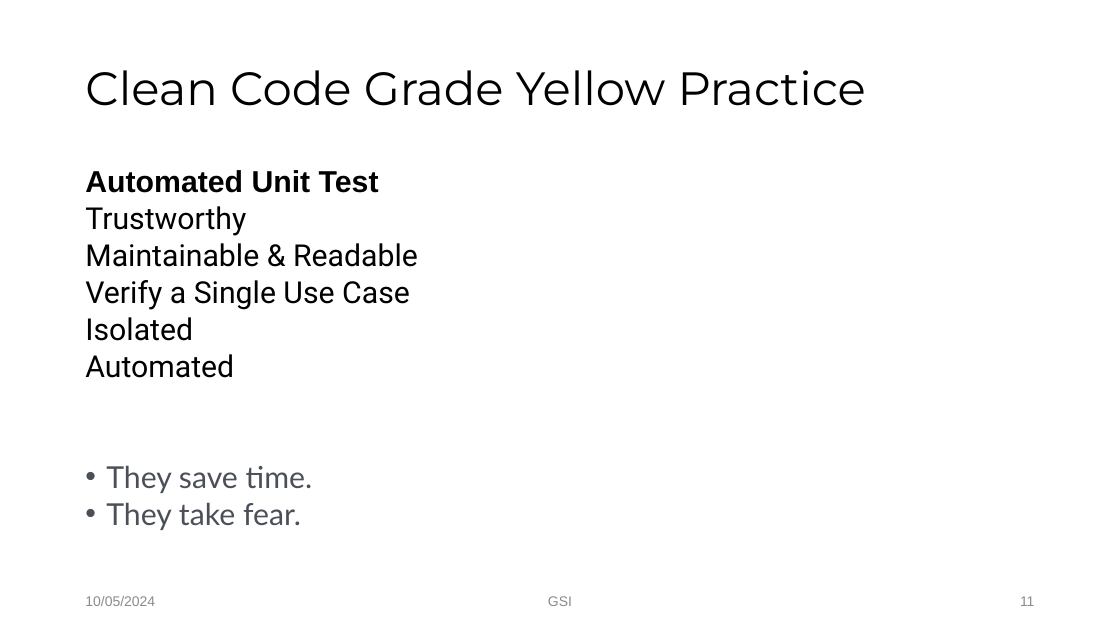
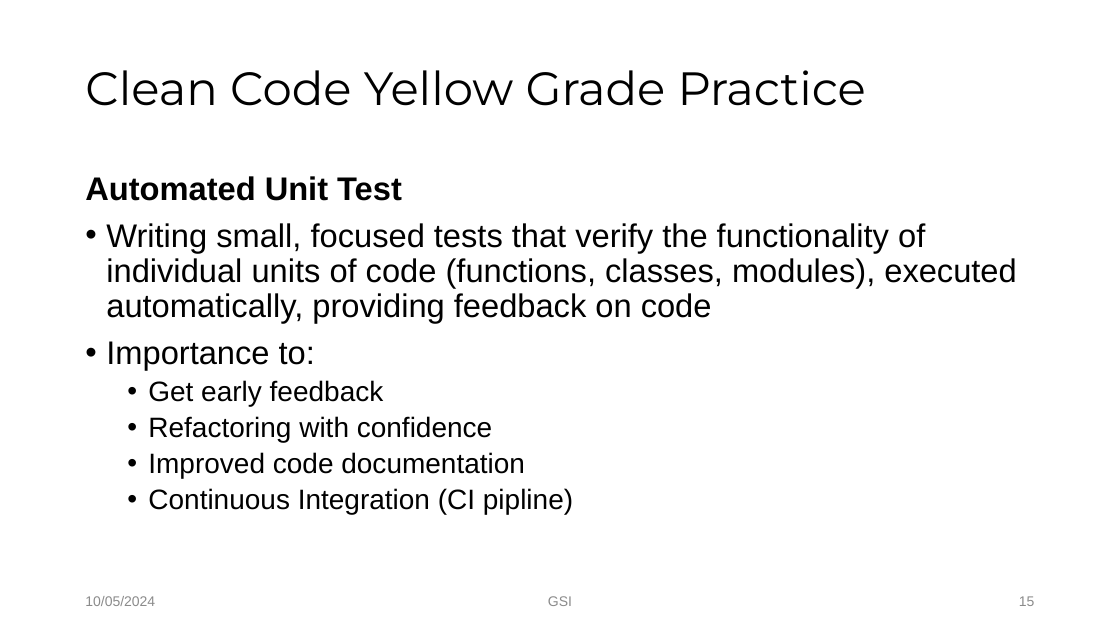
Before and after one commit to Tuyen92/my_bag, a slide deck: slide 15 of yellow.pptx (slide 11 before the commit). Drawn at 1120x630 pixels with LibreOffice and Linux fonts; fonts in the diff are those of the drawing; background and template pictures are left out. Boxes give left, top, right and bottom in pixels: in the first picture for what was removed or moved away, otherwise in the second. Text is boxed around its words. In the diff, an @@ line names an element or a change of style, - is before the commit and + after.

Commit message:
pp yellow

```diff
--- a/yellow.pptx
+++ b/yellow.pptx
@@ title at [85, 70, 866, 106]: text changed @@
-Clean Code Grade Yellow Practice
+Clean Code Yellow Grade Practice
@@ text at [85, 176, 402, 201]: size 25.9 to 28 pt in "Automated Unit Test"; line spacing 0.7 to 0.9 @@
@@ text at [106, 223, 1016, 515]: text changed; size 25.9 to 28 pt; font Roboto to Arial @@
-Trustworthy
-Maintainable & Readable
-Verify a Single Use Case
-Isolated
-Automated
-• They save time.
-• They take fear.
+• Writing small, focused tests that verify the functionality of individual units of code (functions, classes, modules), executed automatically, providing feedback on code
+• Importance to:
+  • Get early feedback
+  • Refactoring with confidence
+  • Improved code documentation
+  • Continuous Integration (CI pipline)
@@ page number at [1019, 596, 1035, 606]: text changed @@
-11
+15
```
Also in this commit, not shown: 12 other slides changed, 4 slides added.
